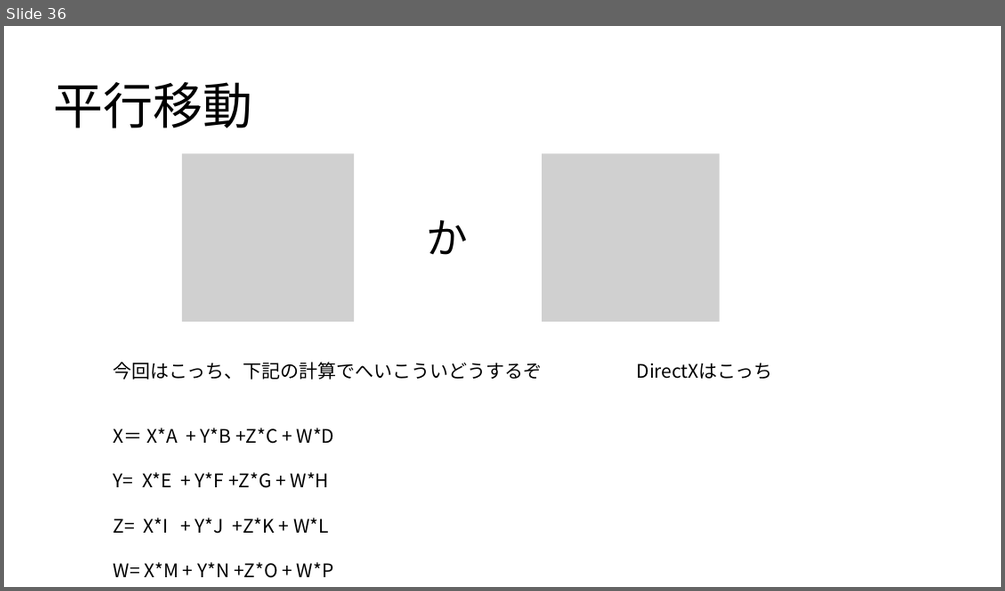
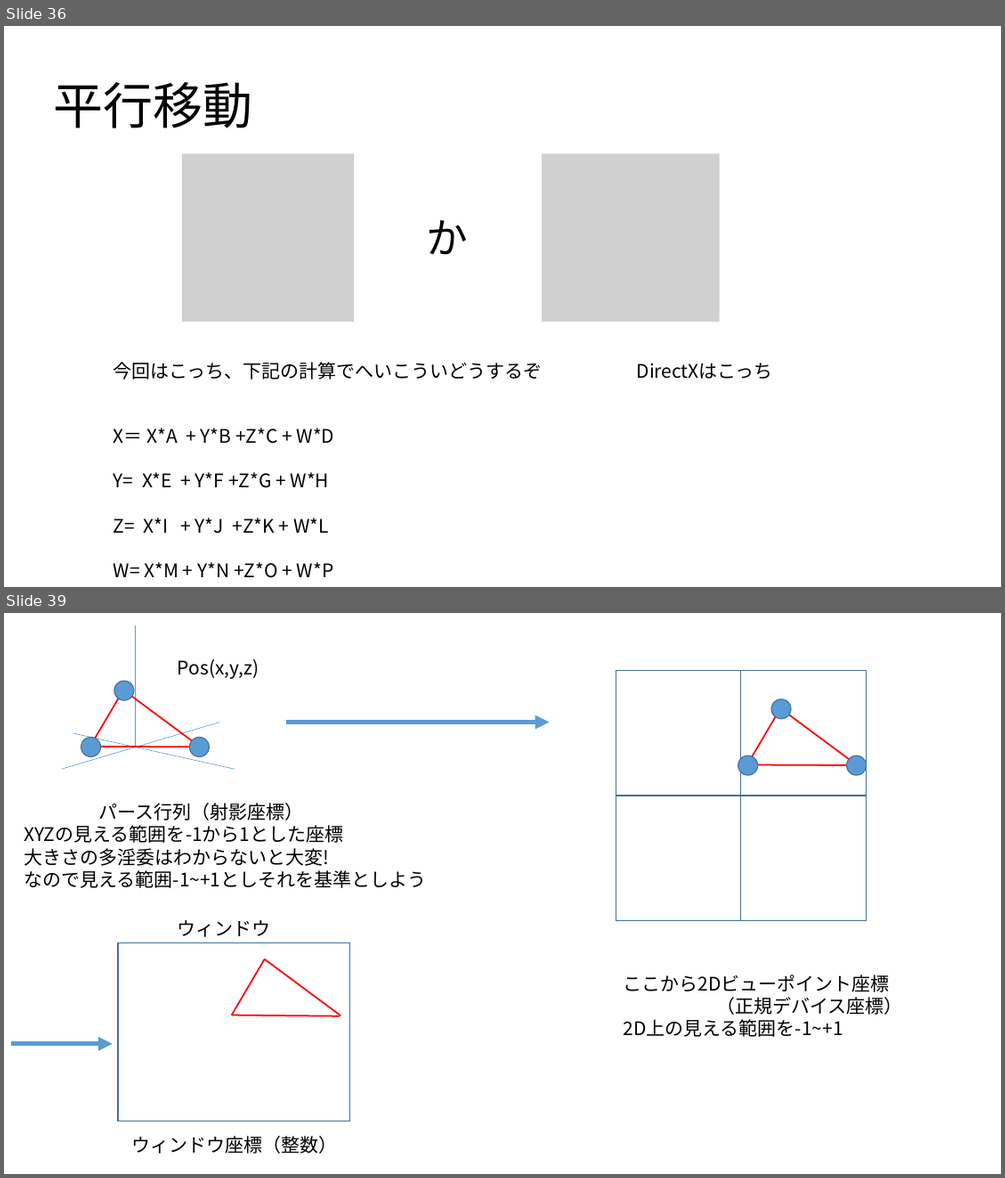
Before and after one commit to UMA729/MySchoolDatas, a slide deck: ゲ数Ⅱ/ゲーム数学.pptx. Shown one above the other, each under a label of ours: slide 36 before the commit, slides 36 and 39 after it; the slides between them are not shown. The pictures are 1005x591 and 1005x1178 pixels, drawn with LibreOffice and Linux fonts; fonts in the diff are those of the drawing; grey boxes stand for pictures. Boxes give left, top, right and bottom in pixels: in the first picture for what was removed or moved away, otherwise in the second. Text is boxed around its words. In the diff, an @@ line names an element or a change of style, - is before the commit and + after.

```diff
--- a/ゲ数Ⅱ/ゲーム数学.pptx
+++ b/ゲ数Ⅱ/ゲーム数学.pptx
@@ slide 39 added at <box>4,613,1001,1174</box>, background #FFFFFF @@
@@ line added from (135, 746) to (135, 625), #5B9BD5 0.5 pt @@
@@ text added at <box>178,659,259,679</box>, 18 pt, text #000000 @@
+Pos(x,y,z)
@@ rectangle added at <box>615,671,741,795</box>, outline #43739E 1 pt @@
@@ rectangle added at <box>741,671,866,795</box>, outline #43739E 1 pt @@
@@ line added from (62, 770) to (220, 722), #5B9BD5 0.5 pt @@
@@ line added from (73, 733) to (235, 770), #5B9BD5 0.5 pt @@
@@ group added at <box>81,681,209,756</box>: 3 lines, 3 ellipses @@
@@ arrow added from (287, 722) to (550, 722), #5B9BD5 4.5 pt @@
@@ group added at <box>738,699,866,775</box>: 3 lines, 3 ellipses @@
@@ rectangle added at <box>615,795,741,920</box>, outline #43739E 1 pt @@
@@ rectangle added at <box>741,795,866,920</box>, outline #43739E 1 pt @@
@@ text added at <box>24,803,426,888</box>, 18 pt, text #000000 @@
+パース行列（射影座標）
+XYZの見える範囲を-1から1とした座標
+大きさの多淫委はわからないと大変!
+なので見える範囲-1~+1としそれを基準としよう
@@ text added at <box>178,920,271,937</box>, 18 pt, text #000000 @@
+ウィンドウ
@@ rectangle added at <box>118,943,349,1121</box>, outline #43739E 1 pt @@
@@ line added from (231, 1015) to (264, 959), #FF0000 1.5 pt @@
@@ line added from (340, 1015) to (264, 959), #FF0000 1.5 pt @@
@@ text added at <box>623,974,903,1037</box>, 18 pt, text #000000 @@
+ここから2Dビューポイント座標
+（正規デバイス座標）
+2D上の見える範囲を-1~+1
@@ line added from (340, 1016) to (231, 1015), #FF0000 1.5 pt @@
@@ arrow added from (11, 1044) to (113, 1044), #5B9BD5 4.5 pt @@
@@ text added at <box>132,1135,338,1153</box>, 18 pt, text #000000 @@
+ウィンドウ座標（整数）
```
Also in this commit, not shown: 2 slides changed, 7 other slides added, 1 other file.
